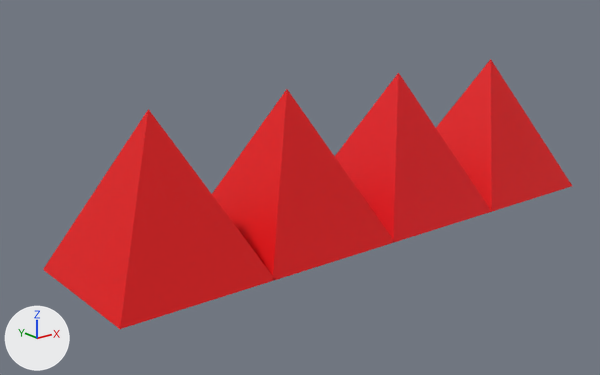
The Blender file Assets/Prefabs/SpikesIzq.blend, before and after one commit.
Before and after are seen from a 50 mm lens placed at (-7.25, -8.19, 2.93), pointed at (-0.48, 0.28, -0.45). The axes (+X, +Y, +Z) are drawn at lower left. The lights are the same throughout.
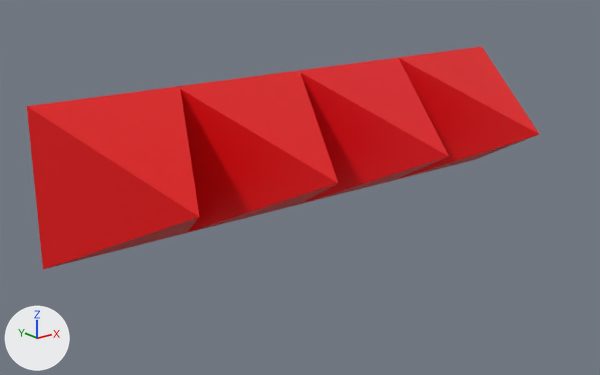
Boxes (x1, y1, x2, y2) around the edits, measured in the pictures (600 x 375 px):
'Cube.003', reshaped, turned
    before: (43, 109, 273, 329)
    after: (27, 47, 539, 269)
'Cube.002', deleted (red)
    before: (212, 89, 394, 281)
'Cube', deleted (red)
    before: (335, 72, 492, 242)
'Cube.001', deleted (red)
    before: (436, 59, 572, 211)
part 1 of me_cube_005, added (red)
    after: (299, 58, 449, 204)
part 2 of me_cube_005, added (red)
    after: (396, 47, 539, 180)
part 3 of me_cube_005, added (red)
    after: (178, 71, 338, 234)

The change in detail:
me_cube_005 has 8 vertices, 6 faces and spans x -1.0..1.0, y -1.0..1.0, z -1.0..1.0.
me_cube_005 is used by ob_cube_003; location (-2.866, 0.0, 0.0).
me_cube_005 part 1: the loose piece of 8 vertices spanning x -1.0..1.0, y -1.0..1.0, z -1.0..1.0 is copied, and the copy is moved by (3.92, 0.0, 0.0), in mat_material_002 (red #e7000e); it spans x 2.92..4.92, y -1.0..1.0, z -1.0..1.0.
me_cube_005 part 2: the loose piece of 8 vertices spanning x -1.0..1.0, y -1.0..1.0, z -1.0..1.0 is copied, and the copy is moved by (5.92, 0.0, 0.0), in mat_material_001 (red #e70009); it spans x 4.92..6.92, y -1.0..1.0, z -1.0..1.0.
me_cube_005 part 3: the loose piece of 8 vertices spanning x -1.0..1.0, y -1.0..1.0, z -1.0..1.0 is copied, and the copy is moved by (1.95, 0.0, 0.0), in mat_material_004 (red #e70007); it spans x 0.95..2.95, y -1.0..1.0, z -1.0..1.0.
me_cube_005 now uses material mat_material_002 (red #e7000e).
me_cube_005 now uses material mat_material_001 (red #e70009).
me_cube_005 now uses material mat_material_004 (red #e70007).
Object 'Cube' (ob_cube) is deleted.
Object 'Cube.001' (ob_cube_001) is deleted.
Object 'Cube.002' (ob_cube_002) is deleted.
Object 'Cube.003' (ob_cube_003) turns from (0, 0, 0) to (90, 0, 0) degrees about x, y and z.
